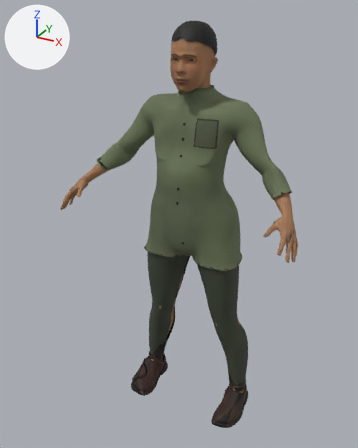
Before and after pictures for a commit that changed the glTF model studio/public/assets/characters/char.male-pekerja/char.male-pekerja.glb.
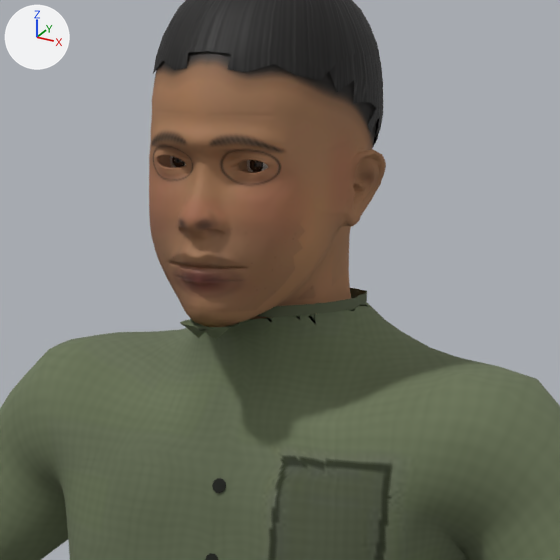
Old and new are each drawn whole from a 50 mm camera at (0.879, -1.767, 1.752) aimed at (-0.041, -0.093, 0.915) and again close up on the part from 39% to 71% of the width and 6% to 31% of the height. Every picture has the same lights, and +X, +Y and +Z are marked at upper left. The older version's two pictures come first. Vertices at exactly the same position are counted once.

In view in the first close-up: 'char.male-pekerja-mesh'.
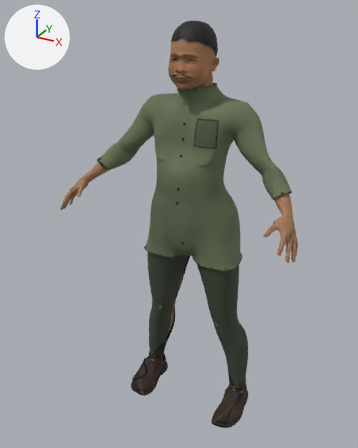
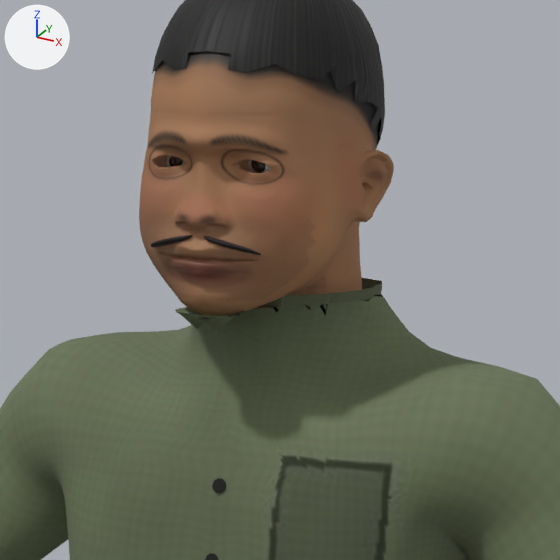
Where the change shows, as pixel boxes [x1, y1, x2, y2] in the close-ups (560 x 560 px; the box of a moved part takes in the faces that stretch with it):
part 1 of me_char_male_pekerja, moved or reshaped
    before: [149, 81, 410, 375]
    after: [139, 52, 413, 375]
part 2 of me_char_male_pekerja, surface changed
    before: [159, 158, 350, 299]
    after: [173, 158, 360, 250]

Diff of the bpy script that builds the scene:
```diff
--- a/studio/public/assets/characters/char.male-pekerja/char.male-pekerja.glb.py
+++ b/studio/public/assets/characters/char.male-pekerja/char.male-pekerja.glb.py
@@ img_tex36 @@
+img_tex36 = load_image('tex36', '_unpacked/tex36', 128, 128, 'sRGB')
@@ img_tex37 @@
+img_tex37 = load_image('tex37', '_unpacked/tex37', 128, 128, 'Non-Color')
@@ img_tex38 @@
+img_tex38 = load_image('tex38', '_unpacked/tex38', 128, 128, 'Non-Color')
@@ mat_locks @@
+mat_locks = bpy.data.materials.new('locks')
+# uses the picture img_tex36
+# uses the picture img_tex37
+# uses the picture img_tex38
@@ me_char_male_pekerja @@
 # used by ob_char_male_pekerja_mesh; location = (0.0, 0.0, 0.0)
-me_char_male_pekerja.from_pydata(...)  # 21763 vertices, 41829 faces; spans x -0.51..0.51, y -0.33..0.12, z -0.01..1.7
+me_char_male_pekerja.from_pydata(...)  # 22231 vertices, 42693 faces; spans x -0.51..0.51, y -0.33..0.12, z -0.01..1.7
+# me_char_male_pekerja part 1: 1666 vertices moved from x -0.09..0.09, y -0.17..0.04, z 1.44..1.59 to x -0.09..0.09, y -0.16..0.04, z 1.44..1.59; 808 vertices removed from x -0.08..0.08, y -0.17..0.04, z 1.43..1.63; 1276 vertices added at x -0.1..0.1, y -0.16..0.04, z 1.44..1.63
+# me_char_male_pekerja part 2: 151 kept faces spanning x -0.08..0.08, y -0.15..0.01, z 1.48..1.58 get new texture (UV) coordinates
 me_char_male_pekerja.materials.append(mat_skin)
@@ me_char_male_pekerja @@
 me_char_male_pekerja.materials.append(mat_hair)
+me_char_male_pekerja.materials.append(mat_locks)
```
